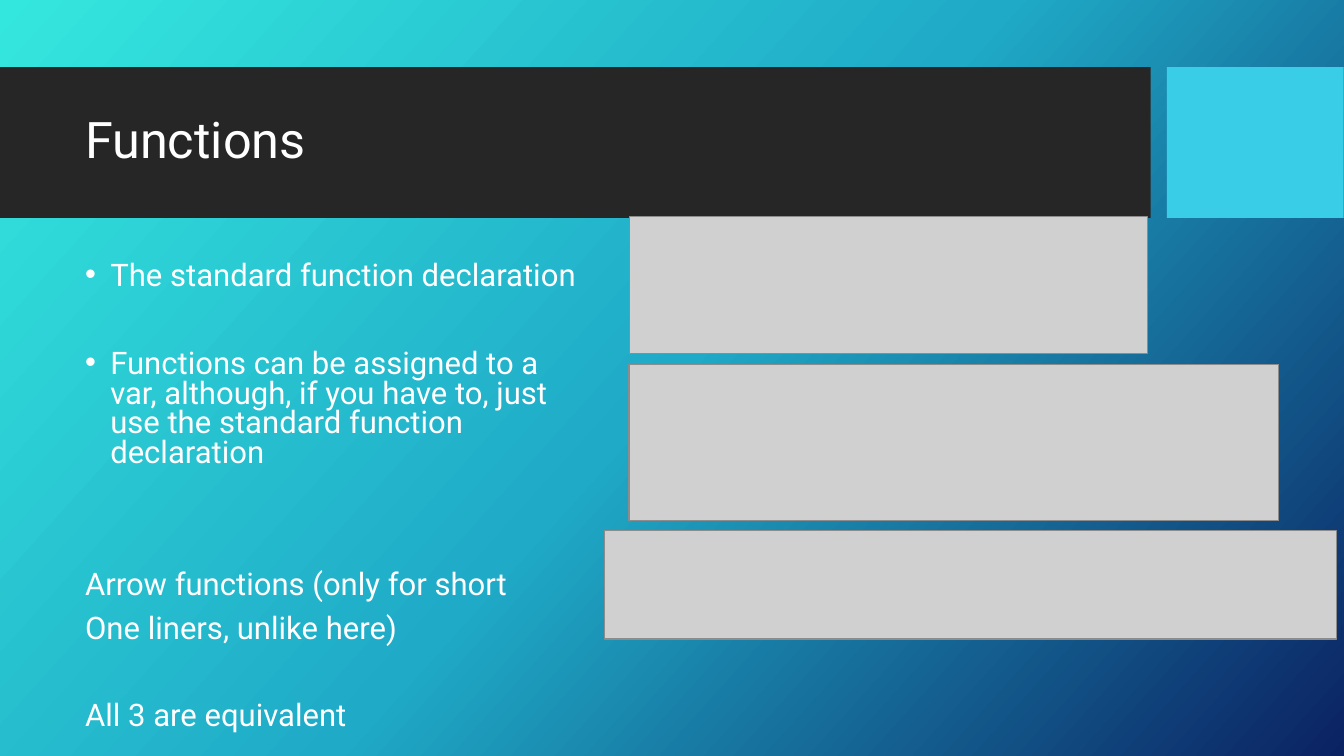
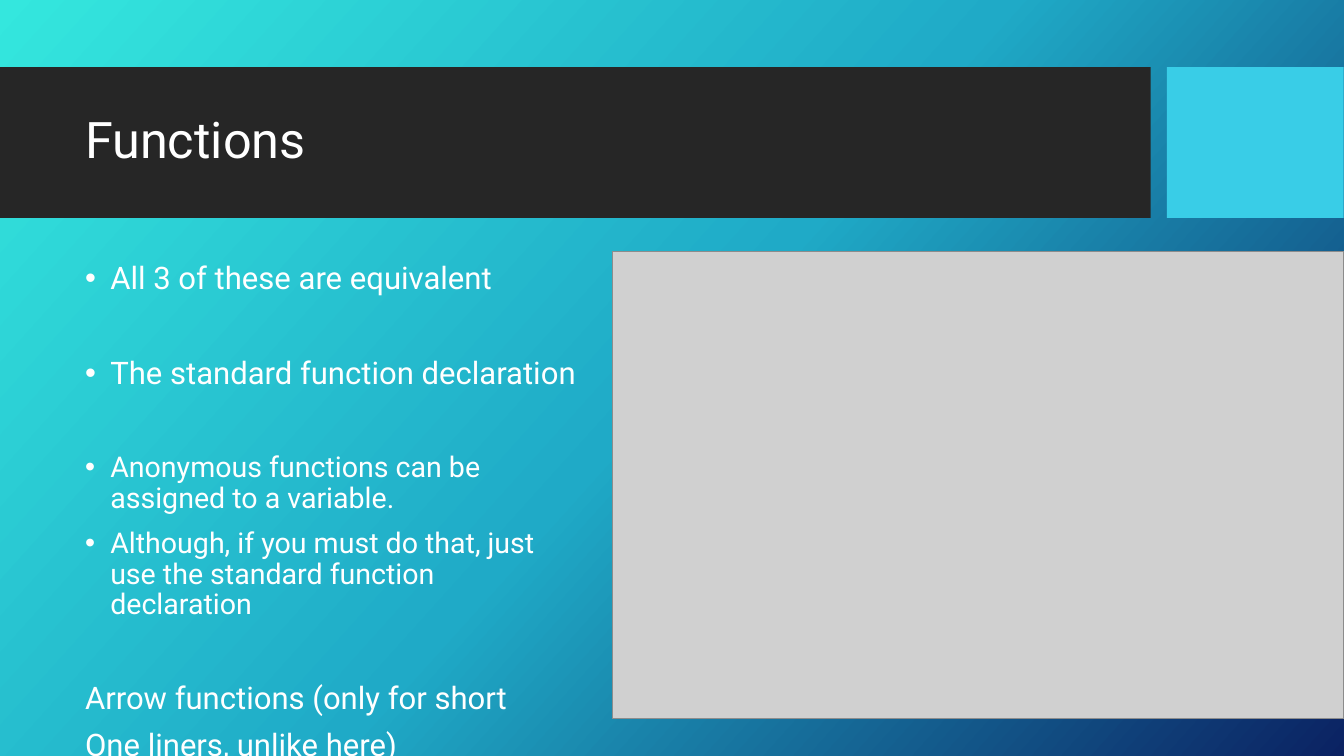
Before and after one commit to GDSC-ADEK/dart-flutter-course, a slide deck: slide 27 of week2/week2_slideshow.pptx. Drawn at 1344x756 pixels with LibreOffice and Linux fonts; fonts in the diff are those of the drawing; grey boxes stand for pictures; background and template pictures are left out. Boxes give left, top, right and bottom in pixels: in the first picture for what was removed or moved away, otherwise in the second. Text is boxed around its words. In the diff, an @@ line names an element or a change of style, - is before the commit and + after.

```diff
--- a/week2/week2_slideshow.pptx
+++ b/week2/week2_slideshow.pptx
@@ picture removed at [629,217,1147,354] @@
@@ text at [110,265,492,296]: paragraph added @@
+• All 3 of these are equivalent
@@ picture added at [612,252,1344,719] @@
@@ text at [85,360,576,716]: line spacing 0.8 to 0.9 @@
@@ picture removed at [629,364,1279,520] @@
@@ text at [110,455,535,615]: text changed; size 22.2 to 20.4 pt @@
-• Functions can be assigned to a var, although, if you have to, just use the standard function declaration
+• Anonymous functions can be assigned to a variable.
+• Although, if you must do that, just use the standard function declaration
@@ picture removed at [605,531,1337,639] @@
@@ text at [85,702,347,733]: paragraph removed @@
-All 3 are equivalent
```
Also in this commit, not shown: 11 other slides changed, 1 slide added, 6 other files.
